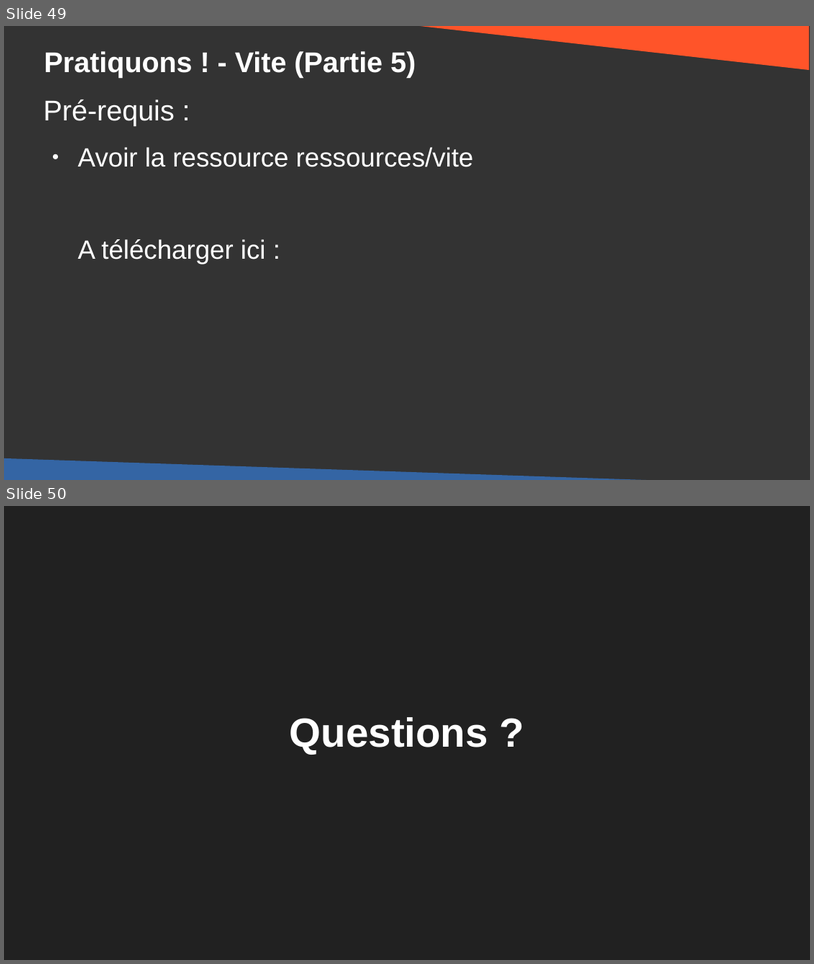
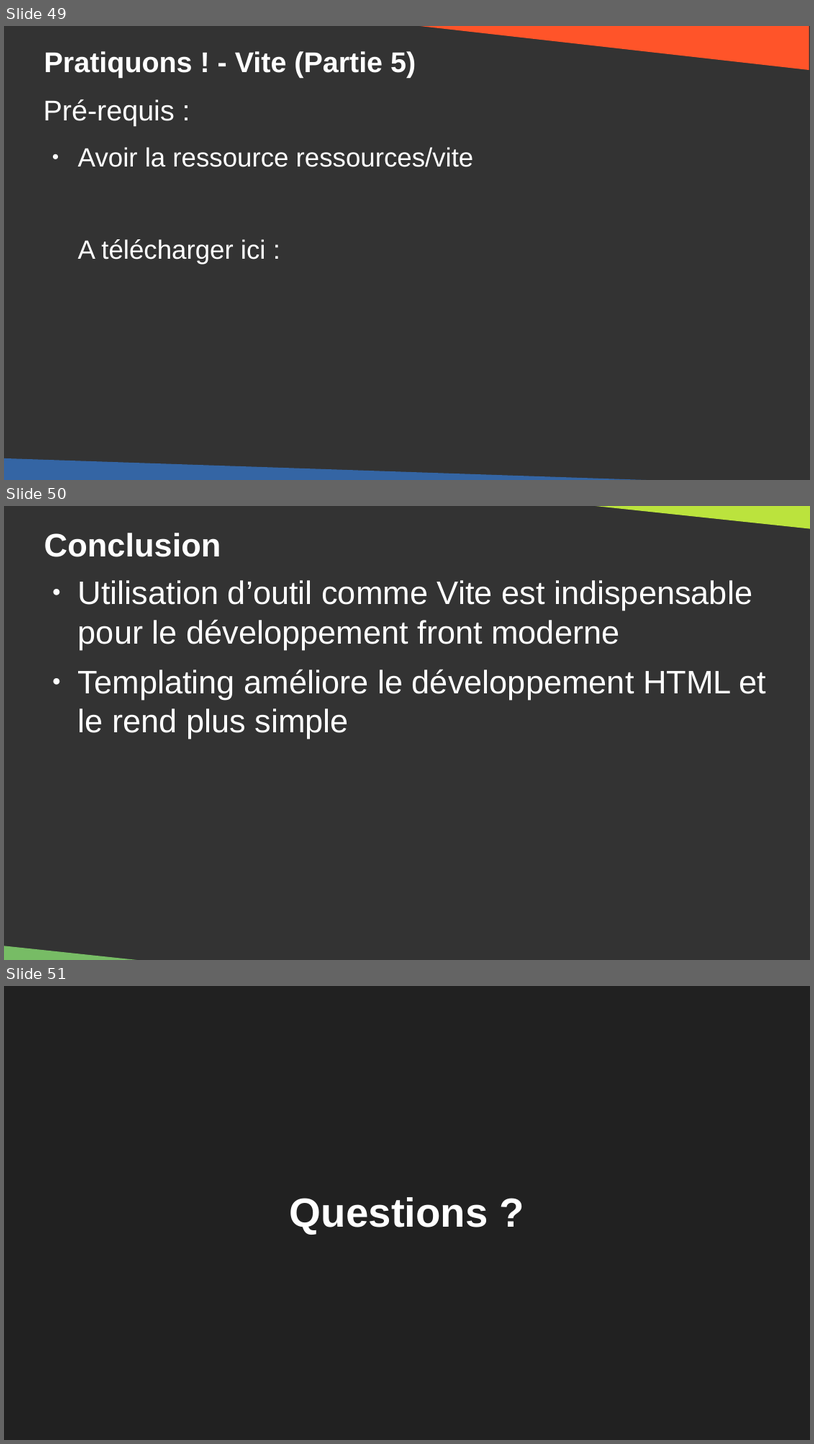
Before and after one commit to DanYellow/cours, a slide deck: developpement-front-s5/travaux-pratiques/numero-4/presentation.odp. Shown one above the other, each under a label of ours: slides 49 and 50 before the commit, slides 49, 50 and 51 after it. The pictures are 814x964 and 814x1444 pixels, drawn with LibreOffice and Linux fonts; fonts in the diff are those of the drawing. Boxes give left, top, right and bottom in pixels: in the first picture for what was removed or moved away, otherwise in the second. Text is boxed around its words. In the diff, an @@ line names an element or a change of style, - is before the commit and + after.

Commit message:
developpement-front-s5 - Fix small CSS issues + simply architecture

```diff
--- a/developpement-front-s5/travaux-pratiques/numero-4/presentation.odp
+++ b/developpement-front-s5/travaux-pratiques/numero-4/presentation.odp
@@ slide 50 added at [4,506,810,960], background #333333 @@
@@ right triangle added at [566,506,810,529], fill #BBE33D @@
@@ title added at [44,533,221,557], 32 pt, text #FFFFFF, bold @@
+Conclusion
@@ text added at [78,580,767,738], 32 pt, text #FFFFFF @@
+● Utilisation d’outil comme Vite est indispensable pour le développement front moderne
+● Templating améliore le développement HTML et le rend plus simple
@@ right triangle added at [4,938,180,960], fill #77BC65 @@
@@ what was slide 50 is now slide 51 @@
```
Also in this commit, not shown: 5 slides changed, 3 other files.
